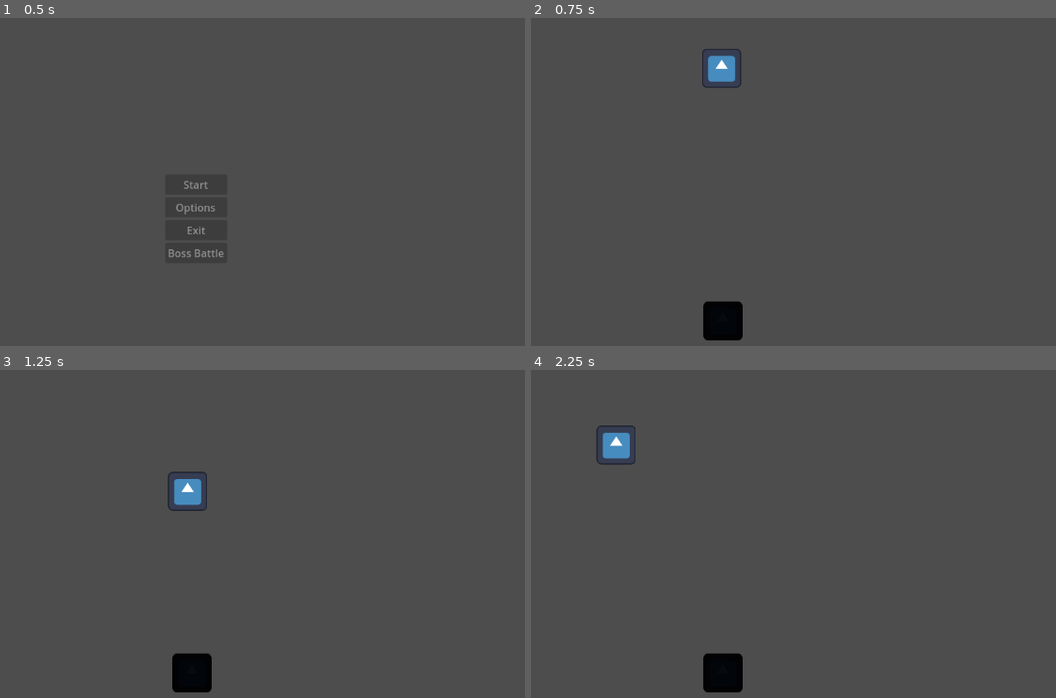
Above: before the commit, frames 1-4 (two rows, left to right).
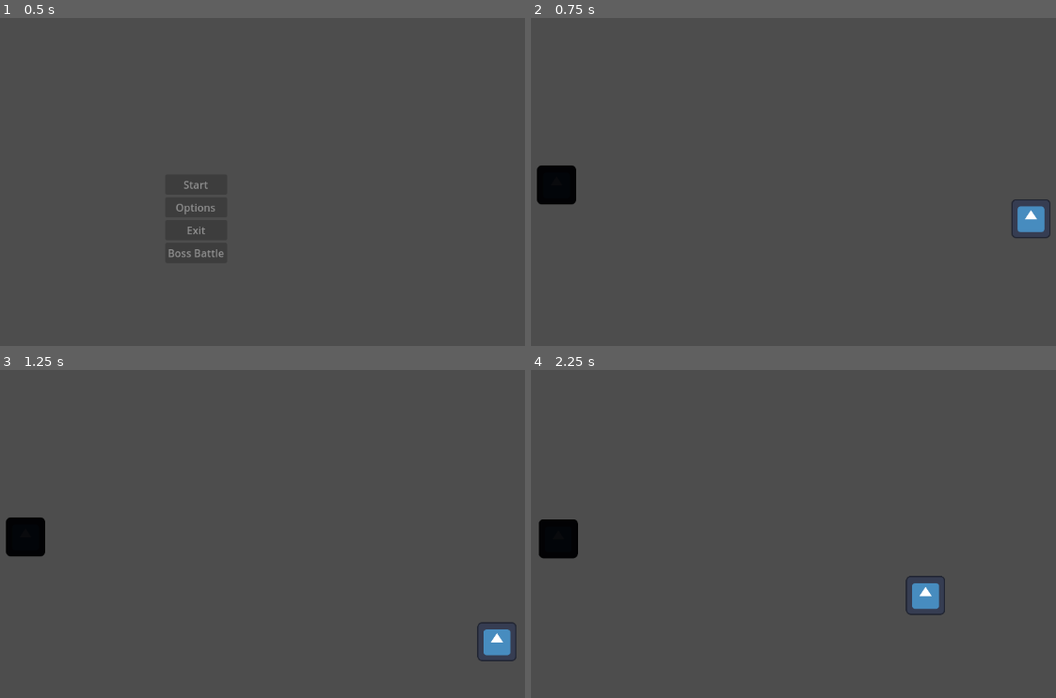
Above: after the commit, the same moments.

Repository: SethBradley/Magic-Girl-Jam
Game: Godot game, scene res://src/screen_start/start_screen.tscn
The game is run twice, just before and just after one commit, with the same random seed, the same clock (stepped at 60 frames per second) and the same inputs. The engine's default icon, where the game draws it, is replaced by a stand-in: a white triangle on a blue panel in a dark square.
Inputs:
- Up to frame 1 (0.5 s): no input
- Up to frame 2 (0.75 s): click "Boss Battle" at 0.5 s
- Up to frame 3 (1.25 s): no input
- Up to frame 4 (2.25 s): hold Right (ui_right) 1.28-2.03 s; hold Down (ui_down) from 2.03 s (still down)

Frame 1 is identical in both runs. In frame 2, 2.8% of the frame differs, in the area x 1-99%, y 9-99%; in frame 3, 2.9%; in frame 4, 2.9%, in the area x 1-79%, y 16-99%.

Commit message:
player grid-based inputs

Diff:
--- a/src/scene_boss_battle/boss_battle.tscn
+++ b/src/scene_boss_battle/boss_battle.tscn
@@ -1,7 +1,11 @@
-[gd_scene load_steps=5 format=3 uid="uid://bkrfrsqvqt8w4"]
+[gd_scene load_steps=6 format=3 uid="uid://bkrfrsqvqt8w4"]
 
 [ext_resource type="Texture2D" uid="uid://c3oya8fs6eqjy" path="res://icon.svg" id="1_iulh3"]
 [ext_resource type="Script" uid="uid://cnyc4y8dl01c7" path="res://src/scene_boss_battle/dance_a_path.gd" id="1_meavw"]
+[ext_resource type="Script" uid="uid://bq4ehf5usia6a" path="res://src/scene_boss_battle/movement.gd" id="3_s1dmo"]
+
+[sub_resource type="RectangleShape2D" id="RectangleShape2D_iulh3"]
+size = Vector2(62, 61)
 
 [sub_resource type="Curve2D" id="Curve2D_iulh3"]
 _data = {
@@ -9,12 +13,25 @@
 }
 point_count = 4
 
-[sub_resource type="RectangleShape2D" id="RectangleShape2D_iulh3"]
-size = Vector2(62, 61)
-
 [node name="Node2D" type="Node2D"]
 
+[node name="Player" type="CharacterBody2D" parent="."]
+
+[node name="Sprite2D2" type="Sprite2D" parent="Player"]
+modulate = Color(0.0355, 0.0403333, 0.05, 1)
+position = Vector2(316, 314)
+scale = Vector2(0.46875, 0.46875)
+texture = ExtResource("1_iulh3")
+
+[node name="CollisionShape2D2" type="CollisionShape2D" parent="Player"]
+position = Vector2(317, 314)
+shape = SubResource("RectangleShape2D_iulh3")
+
+[node name="Movement" type="Node" parent="Player"]
+script = ExtResource("3_s1dmo")
+
 [node name="Dance_A" type="Path2D" parent="."]
+position = Vector2(475, 229.002)
 curve = SubResource("Curve2D_iulh3")
 
 [node name="PathFollow2D" type="PathFollow2D" parent="Dance_A"]
@@ -29,22 +46,10 @@
 rotation = -1.5708
 
 [node name="Sprite2D" type="Sprite2D" parent="Dance_A/PathFollow2D/CharacterBody2D"]
-position = Vector2(569, 97)
+position = Vector2(568, 99)
 scale = Vector2(0.46875, 0.46875)
 texture = ExtResource("1_iulh3")
 
 [node name="CollisionShape2D" type="CollisionShape2D" parent="Dance_A/PathFollow2D/CharacterBody2D"]
-position = Vector2(570, 97)
+position = Vector2(569, 99)
 shape = SubResource("RectangleShape2D_iulh3")
-
-[node name="Player" type="CharacterBody2D" parent="."]
-
-[node name="Sprite2D2" type="Sprite2D" parent="Player"]
-modulate = Color(0.0355, 0.0403333, 0.05, 1)
-position = Vector2(571, 523)
-scale = Vector2(0.46875, 0.46875)
-texture = ExtResource("1_iulh3")
-
-[node name="CollisionShape2D2" type="CollisionShape2D" parent="Player"]
-position = Vector2(572, 523)
-shape = SubResource("RectangleShape2D_iulh3")
--- /dev/null
+++ b/src/scene_boss_battle/movement.gd
@@ -0,0 +1,41 @@
+extends Node
+@onready var player := get_parent() as CharacterBody2D
+
+var input_vector
+
+func _physics_process(delta: float) -> void:
+	input_vector = Vector2.ZERO
+	if Input.is_action_just_pressed("ui_down"):
+		input_vector = Vector2(0, 1)
+	if Input.is_action_just_pressed("ui_up"):
+		input_vector = Vector2(0, -1)
+	if Input.is_action_just_pressed("ui_right"):
+		input_vector = Vector2(1, 0)
+	if Input.is_action_just_pressed("ui_left"):
+		input_vector = Vector2(-1, 0)
+	player.velocity = input_vector*10000*delta
+	player.move_and_slide()
+
+
+
+
+
+
+
+#
+#const tile_size = 16
+#var is_moving = false
+	#move_grid()
+	#
+#func move_grid():
+	#if ((input_dir != Vector2.ZERO) and (!is_moving)):
+		#is_moving = true
+		#var tween = create_tween()
+		#tween.tween_property(self, "position", position + input_dir * tile_size, 0.35)
+		#tween.tween_callback(is_moving_disable)
+		#pass
+#
+#func is_moving_disable():
+	#is_moving = false
+		#
+	#
Not shown, added: export_presets.cfg
Not shown, added: src/scene_boss_battle/movement.gd.uid
